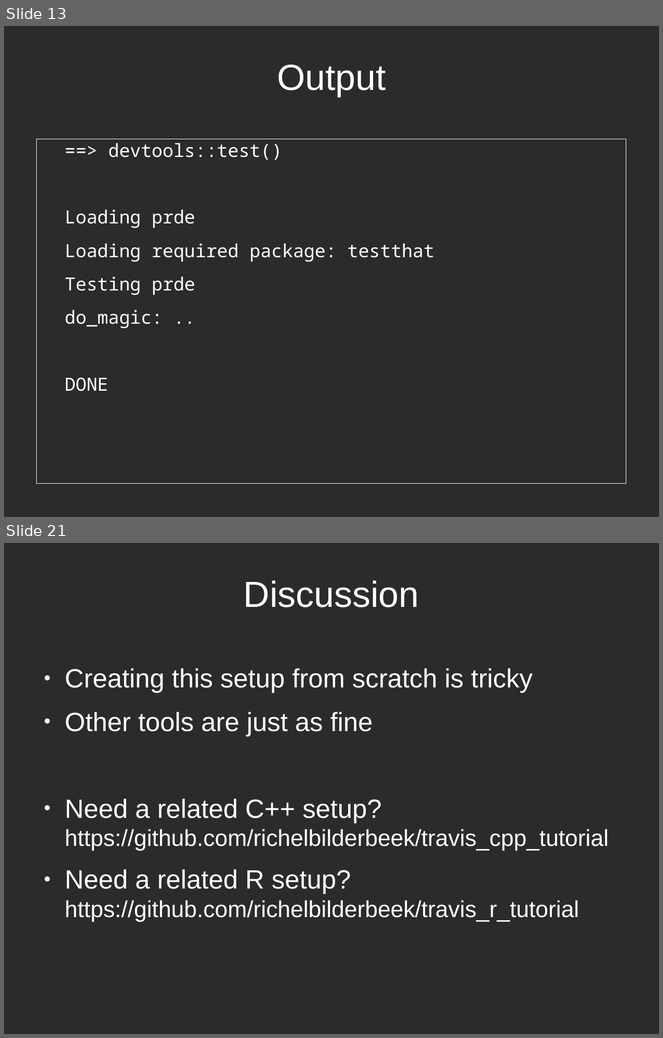
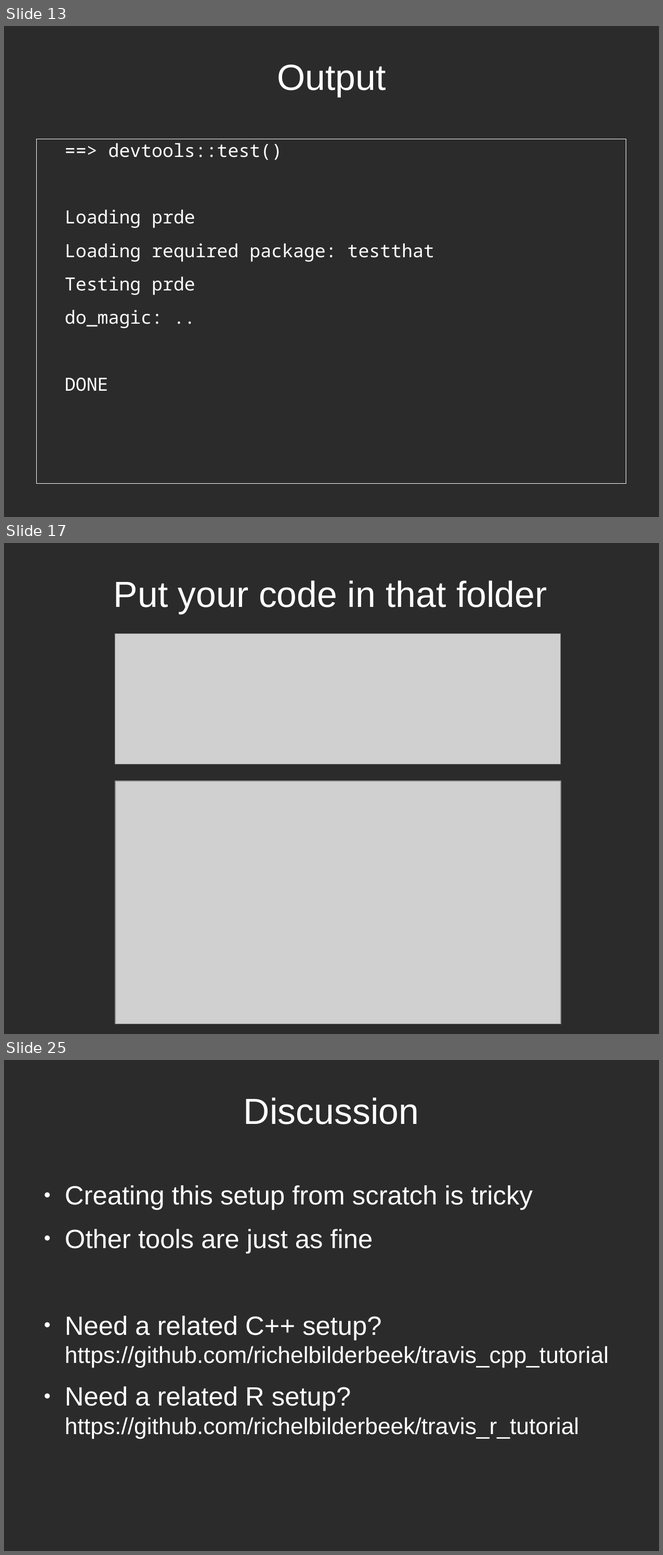
Before and after one commit to richelbilderbeek/PresentationsAboutR, a slide deck: ProfessionalRdevelopment/ProfessionalRDevelopment.odp. Shown one above the other, each under a label of ours: slides 13 and 21 before the commit, slides 13, 17 and 25 after it; the slides between them are not shown. The pictures are 663x1038 and 663x1555 pixels, drawn with LibreOffice and Linux fonts; fonts in the diff are those of the drawing; grey boxes stand for pictures; background and template pictures are left out; a plain dark background stands for a picture behind light text. Boxes give left, top, right and bottom in pixels: in the first picture for what was removed or moved away, otherwise in the second. Text is boxed around its words. In the diff, an @@ line names an element or a change of style, - is before the commit and + after.

```diff
--- a/ProfessionalRdevelopment/ProfessionalRDevelopment.odp
+++ b/ProfessionalRdevelopment/ProfessionalRDevelopment.odp
@@ slide 17 added at [4,543,659,1034], background picture (left out) @@
@@ title added at [114,580,547,614], 44 pt, text #FFFFFF @@
+Put your code in that folder
@@ picture added at [115,634,561,765] @@
@@ picture added at [115,781,561,1025] @@
@@ what was slide 21 is now slide 25 @@
```
Also in this commit, not shown: 3 slides changed, 8 other slides added, 5 slides removed, 19 other files.
